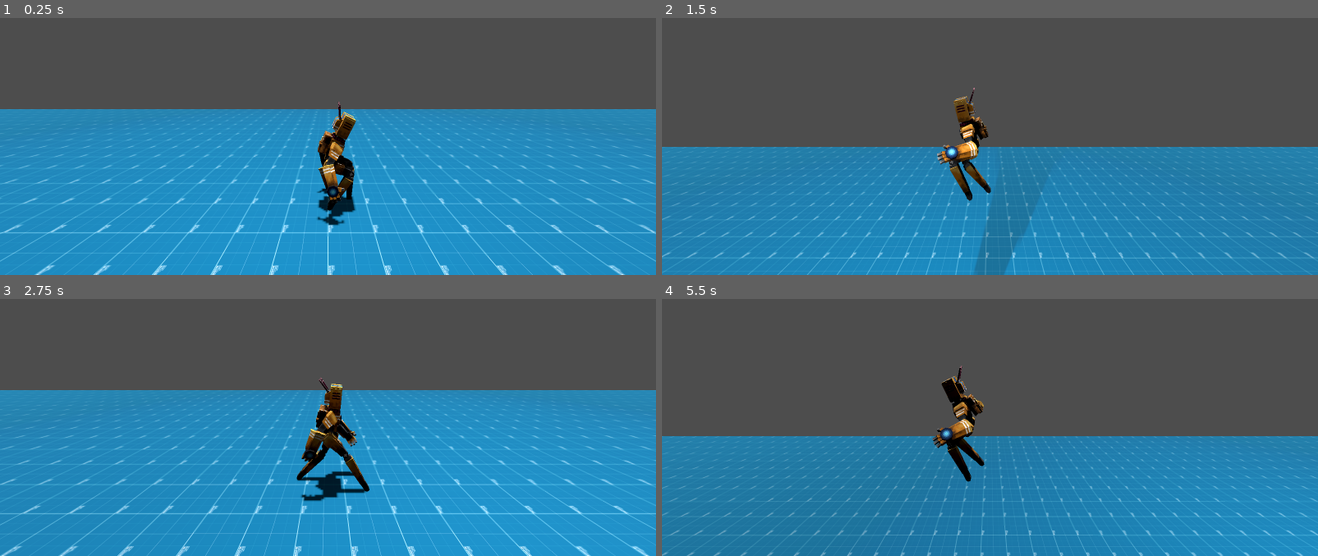
Above: before the commit, frames 1-4 (two rows, left to right).
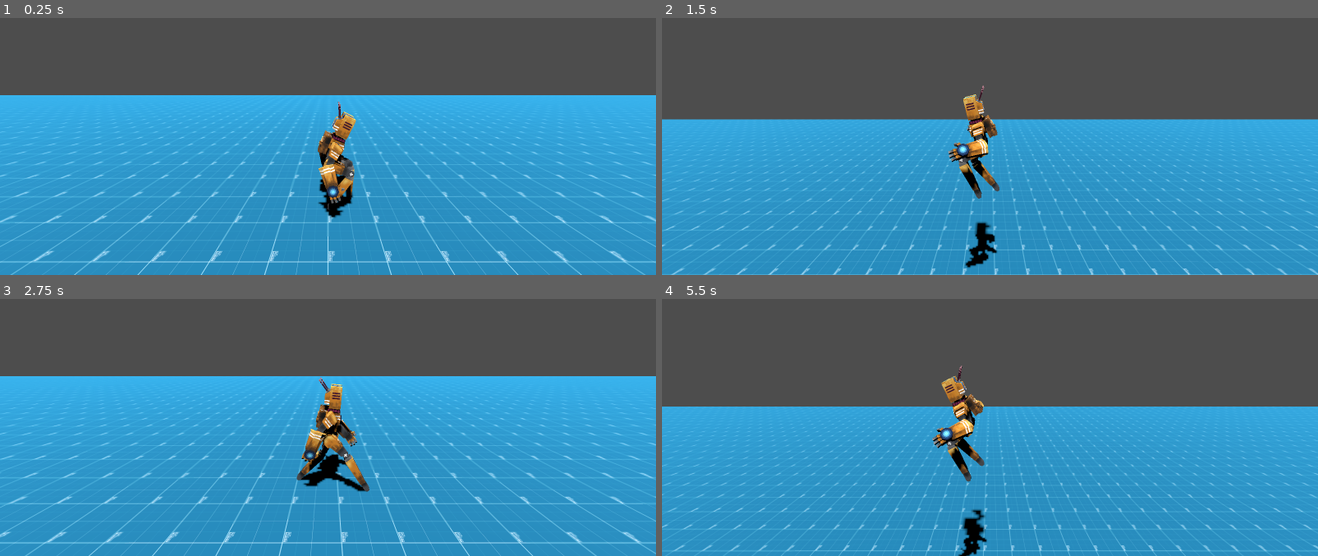
Above: after the commit, the same moments.

Repository: bigloadsoftware/Radio_Boy
Game: Godot game, scene res://scenes/game/main.tscn
The game is run twice, just before and just after one commit, with the same random seed, the same clock (stepped at 60 frames per second) and the same inputs.
Inputs (mouse positions are in pixels of both pictures, inside the frame that each line leads up to):
- Up to frame 1 (0.25 s): no input
- Up to frame 2 (1.5 s): move the mouse to (1134, 71) at 0.52 s; hold D (move_right) 0.53-1.28 s; hold Right mouse button (aim) 0.53-1.28 s; tap Space (move_jump) at 0.77 s; move the mouse to (858, 107) at 1.27 s; hold A (move_left) from 1.28 s (still down); tap S (crouch) at 1.35 s
- Up to frame 3 (2.75 s): tap Space (move_jump) at 1.52 s; move the mouse to (outside the picture) at 2.02 s; release A (move_left) at 2.03 s; hold D (move_right) from 2.03 s (still down); tap Shift (toggle_walk_or_run) at 2.1 s
- Up to frame 4 (5.5 s): move the mouse to (957, 445) at 2.77 s; right-click (957, 445) at 2.85 s; tap Space (move_jump) at 3.02, 3.77, 4.52 s; move the mouse to (1186, 427) at 3.52 s; release D (move_right) at 3.53 s; hold S (crouch) 3.53-4.28 s; hold A (move_left) from 3.53 s (still down); move the mouse to (793, 316) at 4.27 s; tap Shift (toggle_walk_or_run) at 4.35 s; move the mouse to (1022, 370) at 5.02 s; hold Right mouse button (aim) from 5.03 s (still down)

The runs differ from the first frame. In frame 1, 28% of the frame differs, in the area x 0-100%, y 30-100%; in frame 2, 37%; in frame 3, 28%; in frame 4, 42%, in the area x 0-100%, y 26-100%.

Commit message:
light_upgrade

Diff:
--- a/code/mobs/radio_boy/Camera_Pivot.gd
+++ b/code/mobs/radio_boy/Camera_Pivot.gd
@@ -4,7 +4,7 @@
 var mouse_vector
 var camera_offset = transform.basis * Vector3(0, 7, 0) #our used vars are y and z
 var camera_aim_speed = 10 #what is this variable exactly?
-var camera_recenter_character_speed = 6
+var camera_recenter_character_speed = 10
 var camera_center_cursor_speed = 12
 var camera_aim_reach = 20  #(i think that it is higher) #You're right.... -Leon
 
--- a/scenes/game/main.tscn
+++ b/scenes/game/main.tscn
@@ -16,7 +16,7 @@
 [node name="Main" type="Node"]
 
 [node name="Ground" type="StaticBody3D" parent="."]
-transform = Transform3D(1, 0, 0, 0, 1, 0, 0, 0, 1, 0, -1, 0)
+transform = Transform3D(1, 0, 0, 0, 1, 0, 0, 0, 1.08155, -23.1774, -1, 0)
 
 [node name="CollisionShape3D" type="CollisionShape3D" parent="Ground"]
 transform = Transform3D(1, 0, 0, 0, 1, 0, 0, 0, 10.112, 0, 0, 0)
@@ -27,12 +27,10 @@
 mesh = SubResource("BoxMesh_h8wmq")
 
 [node name="DirectionalLight3D" type="DirectionalLight3D" parent="Ground"]
-transform = Transform3D(1, 0, 0, 0, -4.37114e-08, 1, 0, -1, -4.37114e-08, 0, 34, 0)
+transform = Transform3D(0.846147, 2.72594e-07, 0.53295, -0.53295, -2.23354e-07, 0.846147, 3.49691e-07, -1, -4.37114e-08, 9.52429, 25.5906, 0)
+light_energy = 1.808
+light_indirect_energy = 0.0
+light_volumetric_fog_energy = 0.0
 shadow_enabled = true
 
-[node name="OmniLight3D" type="OmniLight3D" parent="Ground"]
-transform = Transform3D(1, 0, 0, 0, 1, 0, 0, 0, 1, 5.30144, 11.4831, 0)
-shadow_enabled = true
-omni_range = 45.948
-
 [node name="Radio_Boy" parent="." instance=ExtResource("1_fbjts")]
--- a/scenes/mobs/radio_boy/Radio_Boy.tscn
+++ b/scenes/mobs/radio_boy/Radio_Boy.tscn
@@ -2927,25 +2927,34 @@
 [node name="Radio_Boy_Model" parent="." instance=ExtResource("2_74wy5")]
 
 [node name="Torso2" parent="Radio_Boy_Model/Node/Root" index="0"]
-transform = Transform3D(0.996943, 0, 0.0781349, 0, 1, 0, -0.0781349, 0, 0.996943, 0, -0.325424, 0)
+transform = Transform3D(0.999016, 0, -0.0443552, 0, 1, 0, 0.0443552, 0, 0.999016, 0, -0.436589, 0)
 
 [node name="Head2" parent="Radio_Boy_Model/Node/Root/Torso2/Neck2" index="1"]
-transform = Transform3D(1, 0, 0, 0, 0.996195, 0.0871558, 0, -0.0871558, 0.996195, 0, 0.36607, 0.03125)
+transform = Transform3D(1, 0, 0, 0, 0.996195, 0.0871558, 0, -0.0871558, 0.996195, 0, 0.365552, 0.03125)
 
 [node name="Ant_L2" parent="Radio_Boy_Model/Node/Root/Torso2/Neck2/Head2" index="4"]
-transform = Transform3D(1, 0, 0, 0, 0.999503, -0.0315159, 0, 0.0315159, 0.999503, -0.316617, 0.698565, 0.403713)
+transform = Transform3D(1, 0, 0, 0, 1, 0, 0, 0, 1, -0.316617, 0.698565, 0.403713)
 
 [node name="Ant_R2" parent="Radio_Boy_Model/Node/Root/Torso2/Neck2/Head2" index="5"]
-transform = Transform3D(1, 0, 0, 0, 0.999503, -0.0315159, 0, 0.0315159, 0.999503, 0.316617, 0.698565, 0.403713)
+transform = Transform3D(1, 0, 0, 0, 1, 0, 0, 0, 1, 0.316617, 0.698565, 0.403713)
 
 [node name="SpotLight3D" type="SpotLight3D" parent="Radio_Boy_Model/Node/Root/Torso2/Neck2/Head2" index="6"]
-transform = Transform3D(0.954347, 0.0322517, -0.296954, 0.0220586, -0.999048, -0.0376132, -0.297884, 0.0293457, -0.95415, -0.164743, 0.544828, -0.635529)
+transform = Transform3D(1, 0, 0, 0, -0.999999, 8.74227e-08, 0, -8.74227e-08, -0.999999, 0, 0.5, -0.85)
+light_energy = 3.0
+spot_range = 1.44771
+
+[node name="SpotLight3D2" type="SpotLight3D" parent="Radio_Boy_Model/Node/Root/Torso2/Neck2/Head2" index="7"]
+transform = Transform3D(0.999059, 0.00378013, -0.0432071, -0.00378013, 0.999993, 8.17329e-05, 0.0432071, 8.16882e-05, 0.999066, 0.0463497, 0.437526, -0.407017)
+light_color = Color(0.34902, 0.752941, 0.262745, 1)
+light_energy = 10.0
+shadow_enabled = true
+spot_angle = 40.0
 
 [node name="Arm_L2" parent="Radio_Boy_Model/Node/Root/Torso2" index="5"]
-transform = Transform3D(1, 0, 0, 0, 0.998427, 0.0560651, 0, -0.0560651, 0.998426, -0.749644, 0.734156, 0.0129776)
+transform = Transform3D(1, 0, 0, 0, 0.93908, -0.343697, 0, 0.343697, 0.939079, -0.749644, 0.734156, 0.0129776)
 
 [node name="Forearm_L2" parent="Radio_Boy_Model/Node/Root/Torso2/Arm_L2" index="1"]
-transform = Transform3D(1, 0, 0, 0, 0.98825, -0.152845, 0, 0.152845, 0.988251, -0.332776, -0.99569, 0.100652)
+transform = Transform3D(1, 0, 0, 0, 0.955077, -0.296357, 0, 0.296357, 0.955078, -0.332776, -0.99569, 0.100652)
 
 [node name="Thumb_L" parent="Radio_Boy_Model/Node/Root/Torso2/Arm_L2/Forearm_L2" index="1"]
 transform = Transform3D(1, 0, 0, 0, 1, 0, 0, 0, 1, -0.167224, -0.830749, -0.178321)
@@ -2966,10 +2975,10 @@
 transform = Transform3D(0.999999, 0, 0, 0, 0.999999, 0, 0, 0, 1, 0, -0.1875, -0.015625)
 
 [node name="Arm_R2" parent="Radio_Boy_Model/Node/Root/Torso2" index="6"]
-transform = Transform3D(1, 0, 0, 0, 0.947488, -0.319792, 0, 0.319792, 0.947488, 0.749644, 0.734156, 0.0129776)
+transform = Transform3D(1, 0, 0, 0, 0.999715, 0.023884, 0, -0.023884, 0.999715, 0.749644, 0.734156, 0.0129776)
 
 [node name="Forearm_R2" parent="Radio_Boy_Model/Node/Root/Torso2/Arm_R2" index="1"]
-transform = Transform3D(1, 0, 0, 0, 0.945456, -0.325752, 0, 0.325753, 0.945455, 0.332776, -0.99569, 0.100652)
+transform = Transform3D(1, 0, 0, 0, 0.965902, -0.258913, 0, 0.258913, 0.9659, 0.332776, -0.99569, 0.100652)
 
 [node name="Thumb_R" parent="Radio_Boy_Model/Node/Root/Torso2/Arm_R2/Forearm_R2" index="1"]
 transform = Transform3D(0.999999, 0, 0, 0, 1, 0, 0, 0, 0.999999, 0.167224, -0.830749, -0.178321)
@@ -2984,26 +2993,26 @@
 transform = Transform3D(0.999999, 0, 0, 0, 0.984807, 0.173648, 0, -0.173648, 0.984808, 0.104724, -0.972941, 0.175008)
 
 [node name="Backpack2" parent="Radio_Boy_Model/Node/Root/Torso2" index="7"]
-transform = Transform3D(0.99277, -0.120031, 0, 0.12003, 0.992771, 0, 0, 0, 0.999999, 0.00148537, 0.777778, 0.286006)
+transform = Transform3D(0.999021, 0.0442363, 0, -0.0442362, 0.999022, 0, 0, 0, 0.999999, 0.00148537, 0.777778, 0.286006)
 
 [node name="Hips2" parent="Radio_Boy_Model/Node/Root" index="1"]
-transform = Transform3D(0.99667, 0, -0.0815409, 0, 1, 0, 0.0815409, 0, 0.99667, 0, -0.594611, -0.09375)
+transform = Transform3D(1, 0, 0.00091502, 0, 1, 0, -0.00091502, 0, 1, 0, -0.701974, -0.09375)
 
 [node name="Leg_L2" parent="Radio_Boy_Model/Node/Root/Hips2" index="2"]
-transform = Transform3D(1, 0, 0, 0, 0.999848, -0.0174017, 0, 0.0174017, 0.999848, -0.499644, -0.0706501, -0.0307153)
+transform = Transform3D(1, 0, 0, 0, 0.987224, -0.159338, 0, 0.159338, 0.987224, -0.499644, -0.0706501, -0.0307153)
 
 [node name="Stilt_L2" parent="Radio_Boy_Model/Node/Root/Hips2/Leg_L2" index="1"]
-transform = Transform3D(1, 0, 0, 0, 0.997569, 0.0696805, 0, -0.0696805, 0.997569, -0.0625, -1.0625, -0.0625)
+transform = Transform3D(1, 0, 0, 0, 0.960036, 0.279874, 0, -0.279874, 0.960036, -0.0625, -1.0625, -0.0625)
 
 [node name="Leg_R2" parent="Radio_Boy_Model/Node/Root/Hips2" index="3"]
-transform = Transform3D(1, 0, 0, 0, 0.999849, -0.0174017, 0, 0.0174017, 0.999849, 0.499644, -0.0706501, -0.0307153)
+transform = Transform3D(1, 0, 0, 0, 0.987224, -0.159338, 0, 0.159338, 0.987224, 0.499644, -0.0706501, -0.0307153)
 
 [node name="Stilt_R2" parent="Radio_Boy_Model/Node/Root/Hips2/Leg_R2" index="1"]
-transform = Transform3D(1, 0, 0, 0, 0.997569, 0.0696805, 0, -0.0696805, 0.997569, 0.0625, -1.0625, -0.0625)
+transform = Transform3D(1, 0, 0, 0, 0.960036, 0.279874, 0, -0.279874, 0.960036, 0.0625, -1.0625, -0.0625)
 
 [node name="AnimationTree" type="AnimationTree" parent="Radio_Boy_Model"]
 libraries = {
-"": SubResource("AnimationLibrary_qtmbe")
+"": SubResource("AnimationLibrary_ikvv1")
 }
 tree_root = SubResource("AnimationNodeStateMachine_27ej4")
 anim_player = NodePath("../AnimationPlayer")
Not shown: 13 places in scenes/mobs/radio_boy/Radio_Boy.tscn that only renumber resources
